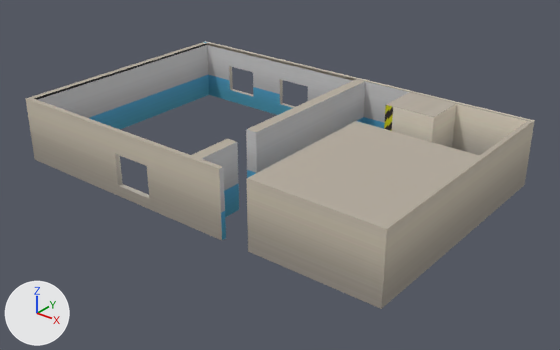
Before and after pictures for a commit that changed the FBX model Art/Assets/Scenery/Laboratory.FBX.
Before and after are seen from a camera (50 mm lens) standing at (25.8, -19.1, 17.6) and looking at (3.3, 9.1, 0.2). The axes (+X, +Y, +Z) are drawn at lower left. The lights are the same throughout. Where no turn or scale is listed for an object, it has been applied to the vertices.

Objects in the first picture: 'LabWalls'.
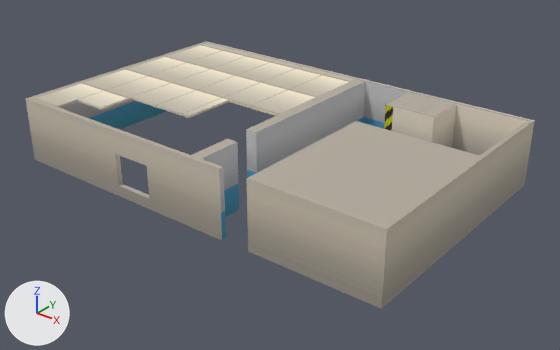
Location of each change, (x1, y1, x2, y2) in pixels of the pictures (560 x 350 px):
'LabCeiling', added: after (34, 43, 356, 118)

Patch to the scene script:
```diff
--- a/Art/Assets/Scenery/Laboratory.FBX.py
+++ b/Art/Assets/Scenery/Laboratory.FBX.py
@@ img_labceiling_png @@
+img_labceiling_png = load_image('LabCeiling.png', 'LabCeiling.png', 128, 128, 'sRGB')
@@ mat_labceiling @@
+mat_labceiling = principled_material('LabCeiling')
+mat_labceiling.texture = img_labceiling_png
+mat_labceiling.roughness = 0.859
@@ me_mesh_001 @@
+me_mesh_001.from_pydata(...)  # 56 vertices, 41 faces; spans x -10.66..0.78, y -13.25..-0.14, z 3.39..3.51
+me_mesh_001.materials.append(mat_labceiling)  # picture img_labceiling_png
@@ ob_labceiling @@
+ob_labceiling = bpy.data.objects.new('LabCeiling', me_mesh_001)
+ob_labceiling.location = (2.51, 16.07, 0.0)
```
